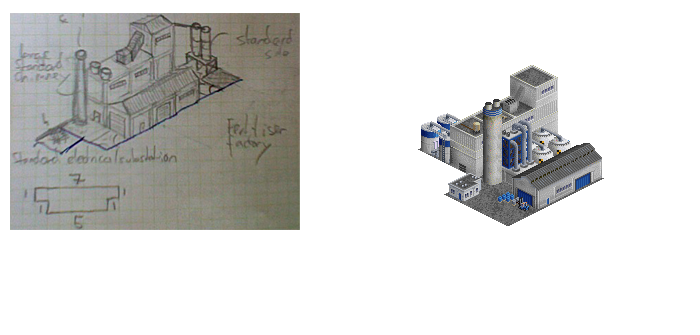
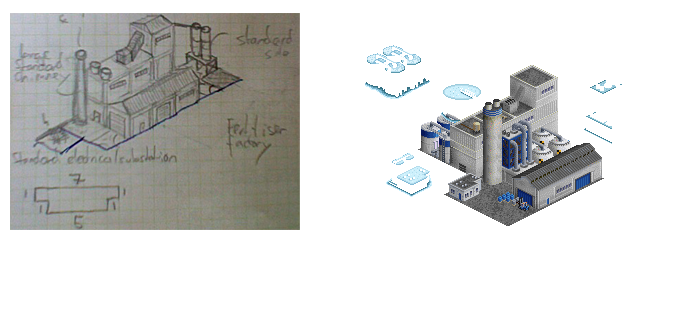
Layered file, before and after one edit (w=700, h=335). Changes by layer:
added layer "snow" (1st of 3) above "Layer 11" over left=584, top=80, right=622, bottom=144
added layer "snow" (2nd of 3, in "Tanks") in group "Tanks" over left=365, top=45, right=481, bottom=122
added layer "snow" (3rd of 3, in "Tanks") in group "Tanks" over left=386, top=153, right=432, bottom=197
